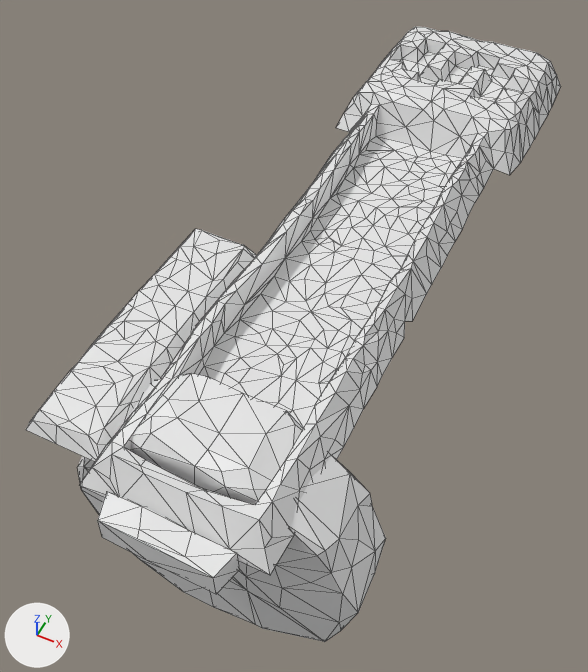
The FBX model Assets/Robgrave/Meshes/ui/ui_score.fbx as it was, and as the next commit left it.
Before and after are seen from a 50 mm camera at (2.04, -8.11, 5.01) aimed at (-0.49, -3.05, -1.32). The lights are fixed; the arrows at lower left show +X, +Y and +Z. Mesh edges are drawn as thin lines. Materials are left out; every surface is plain grey.

In view in the first picture: 'AmountReq.003', 'Body.003', 'nrRotator.003', 'prescore.002'.
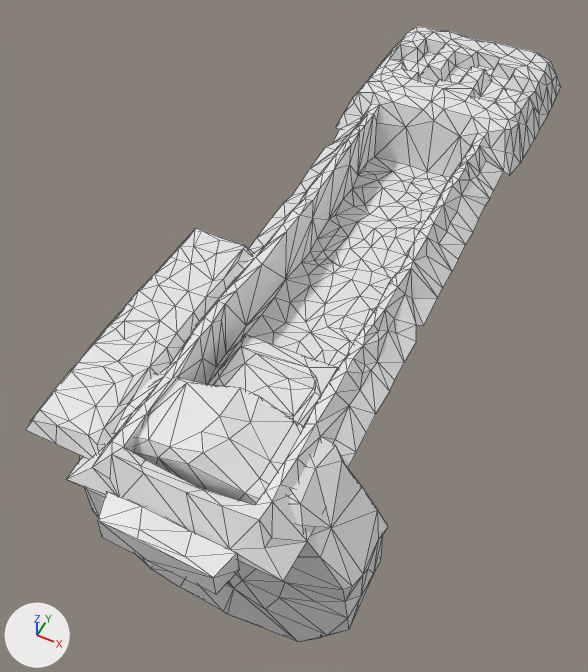
The edits, one by one:
me_cube_020 is used by ob_body_003; location (0.0, -3.38, 0.0).
me_cube_020 had 578 vertices, 1063 faces and spanned x -1.01..1.03, y -2.58..4.41, z -0.31..0.31.
me_cube_020 now has 578 vertices, 1063 faces and spans x -1.01..1.03, y -2.58..4.41, z -0.45..0.31.
me_cube_020 part 2: 21 of the vertices in x -0.83..-0.78, y -2.58..2.36, z -0.2..-0.14 are moved by (-0.12, 0.0, 0.0).
me_cube_020 part 3: 159 of the vertices in x -0.55..0.54, y -2.27..2.39, z -0.18..-0.07 are moved by (0.0, 0.0, -0.27).
me_cube_020 part 4: all 19 vertices in x 0.78..0.81, y -2.58..2.38, z -0.19..-0.07 are moved by (0.1, 0.0, 0.0).
me_cube_020 part 5: all 5 vertices in x 0.82..0.83, y -0.8..1.33, z -0.14..-0.13 are moved by (0.11, 0.0, 0.0).
me_cube_020 part 6: edges marked sharp go from 1465 to 1468.
me_cylinder_003 has 144 vertices, 271 faces and spans x -1.39..1.31, y -0.47..0.31, z -1.26..1.41.
me_cylinder_003 is used by ob_nrrotator_003; location (0.0, -5.17, -1.2).
me_cylinder_003 part 1: the whole mesh is turned 17.6 degrees about the y axis through the mesh origin.

Changed parts and their boxes [x1, y1, x2, y2] in the pictures (588 x 672 px; the box of a moved part takes in the faces that stretch with it):
'Body.003', reshaped: before [80, 27, 561, 575]; after [67, 27, 561, 581]
'nrRotator.003', mesh turned: before [77, 373, 386, 642]; after [80, 374, 388, 642]
part 2 of me_cube_020, moved or reshaped: before [80, 116, 363, 497]; after [67, 116, 363, 497]
part 3 of me_cube_020, moved or reshaped: before [146, 115, 472, 429]; after [144, 115, 472, 422]
part 4 of me_cube_020, moved or reshaped: before [230, 146, 510, 575]; after [230, 146, 510, 581]
part 5 of me_cube_020, moved or reshaped: before [364, 196, 468, 407]; after [371, 196, 478, 412]
part 6 of me_cube_020, shading changed: [92, 27, 561, 549] in both
